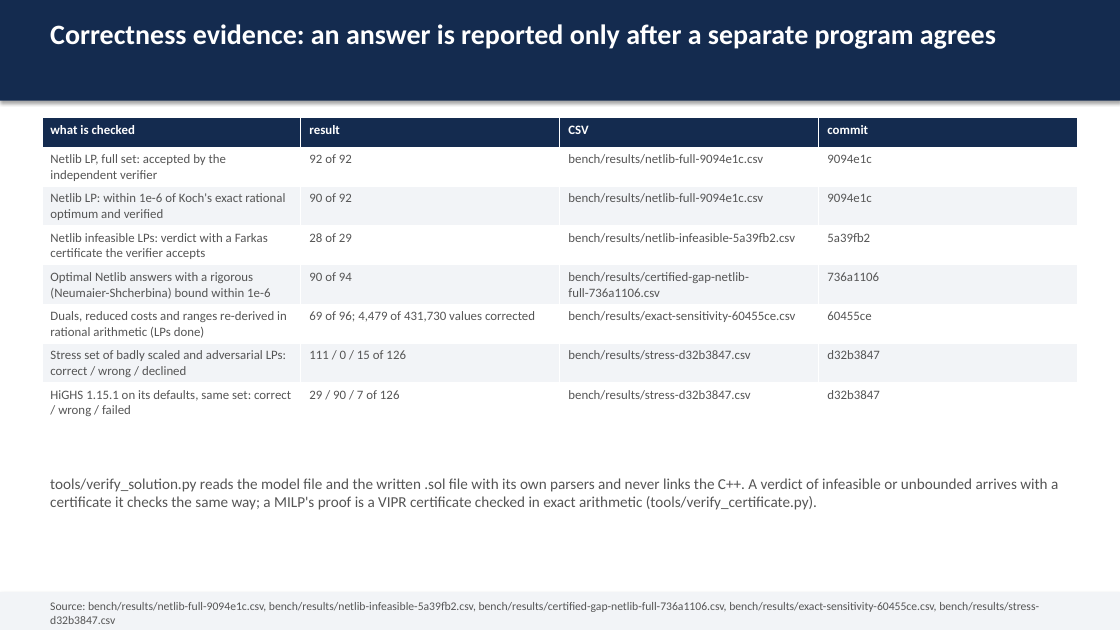
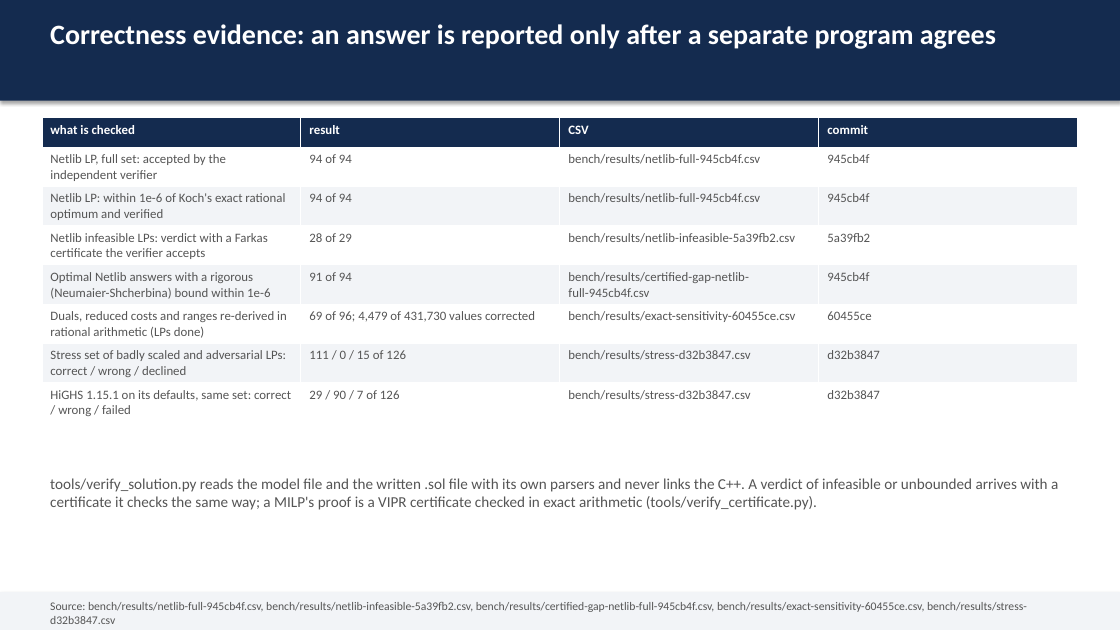
Before and after one commit to Bhumika-1432006/SANKHYA, a slide deck: slide 4 of docs/SANKHYA-deck.pptx. Drawn at 1120x630 pixels with LibreOffice and Linux fonts; fonts in the diff are those of the drawing. Boxes give left, top, right and bottom in pixels: in the first picture for what was removed or moved away, otherwise in the second. Text is boxed around its words. In the diff, an @@ line names an element or a change of style, - is before the commit and + after.

```diff
--- a/docs/SANKHYA-deck.pptx
+++ b/docs/SANKHYA-deck.pptx
@@ table at (x1=42, y1=118, x2=1077, y2=420) @@
-row 2: Netlib LP, full set: accepted by the independent verifier | 92 of 92 | bench/results/netlib-full-9094e1c.csv | 9094e1c
+row 2: Netlib LP, full set: accepted by the independent verifier | 94 of 94 | bench/results/netlib-full-945cb4f.csv | 945cb4f
-row 3: Netlib LP: within 1e-6 of Koch's exact rational optimum and verified | 90 of 92 | bench/results/netlib-full-9094e1c.csv | 9094e1c
+row 3: Netlib LP: within 1e-6 of Koch's exact rational optimum and verified | 94 of 94 | bench/results/netlib-full-945cb4f.csv | 945cb4f
-row 5: Optimal Netlib answers with a rigorous (Neumaier-Shcherbina) bound within 1e-6 | 90 of 94 | bench/results/certified-gap-netlib-full-736a1106.csv | 736a1106
+row 5: Optimal Netlib answers with a rigorous (Neumaier-Shcherbina) bound within 1e-6 | 91 of 94 | bench/results/certified-gap-netlib-full-945cb4f.csv | 945cb4f
@@ text at (x1=50, y1=602, x2=1027, y2=624): text changed @@
-Source: bench/results/netlib-full-9094e1c.csv, bench/results/netlib-infeasible-5a39fb2.csv, bench/results/certified-gap-netlib-full-736a1106.csv, bench/results/exact-sensitivity-60455ce.csv, bench/results/stress-d32b3847.csv
+Source: bench/results/netlib-full-945cb4f.csv, bench/results/netlib-infeasible-5a39fb2.csv, bench/results/certified-gap-netlib-full-945cb4f.csv, bench/results/exact-sensitivity-60455ce.csv, bench/results/stress-d32b3847.csv
```
Also in this commit, not shown: 1 other slide changed, 6 other files.
